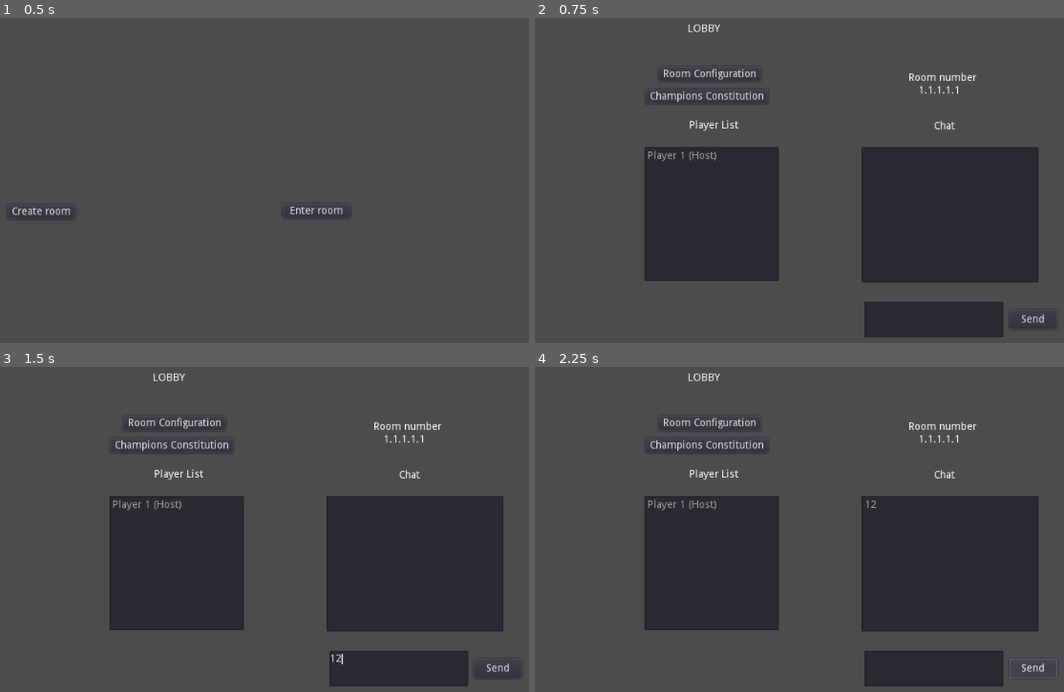
Above: before the commit, frames 1-4 (two rows, left to right).
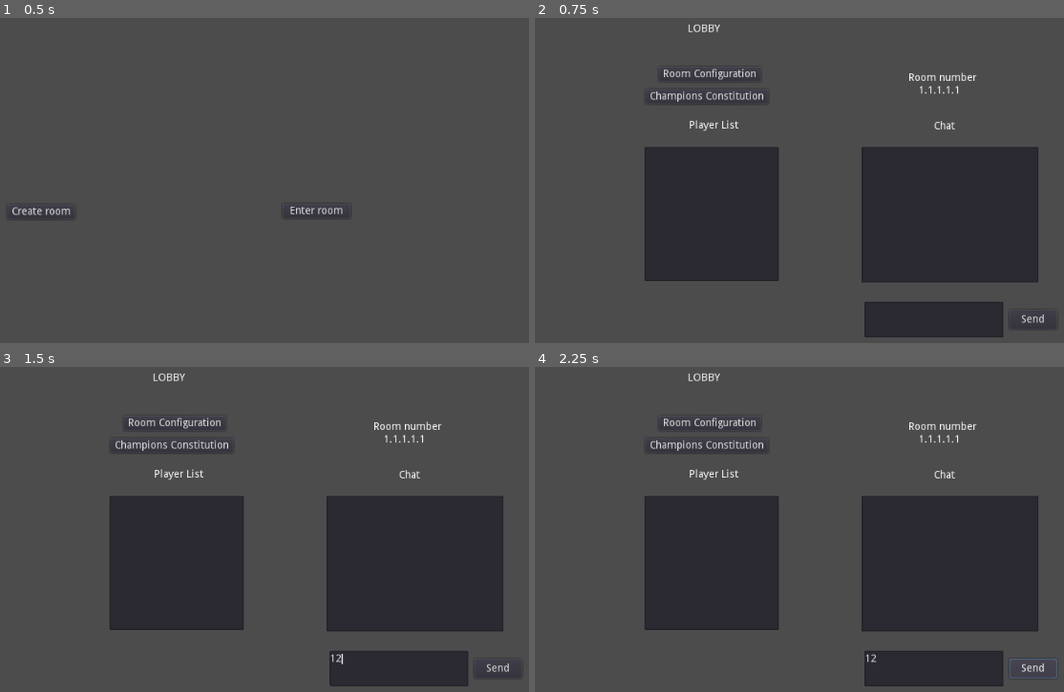
Above: after the commit, the same moments.

Repository: braveachilles/online_test_connection
Game: Godot game, scene res://RoomMenu.tscn
Two runs of this game, one before a commit and one after it. Both use one fixed random seed, a clock stepped at 60 frames per second and the inputs below.
Inputs (mouse positions are in pixels of both pictures, inside the frame that each line leads up to):
- Up to frame 1 (0.5 s): no input
- Up to frame 2 (0.75 s): click "Create room" at 0.5 s
- Up to frame 3 (1.5 s): click (396, 669) at 1.27 s; type "12" at 1.35 s
- Up to frame 4 (2.25 s): click "Send" at 2 s

Frame 1 is identical in both runs. In frame 2, 0.1% of the frame differs, in the area x 21-35%, y 40-45%; in frame 3, 0.1%; in frame 4, 0.2%, in the area x 21-65%, y 40-91%.
Error before the commit: Invalid get index '1' (on base: 'PoolStringArray'). (res://Lobby.gd:31)
Error after the commit: Invalid get index 'text' (on base: 'Nil'). (res://Lobby.gd:103)

Commit message:
progress connection rooms

Diff:
--- a/Lobby.gd
+++ b/Lobby.gd
@@ -6,22 +6,26 @@
 var host_player
 var chat_message_enter
 var ip_splited
+var peer
+var DEFAULT_PORT = 8910
 
 
 func _ready():
-	room_number = $RoomNumber
-	player_list = $PlayerList
-	chat_list = $Chat
-	chat_message_enter = $ChatMessageEnter
-#	var peer = NetworkedMultiplayerENet.new()
-#	peer.create_server(8000, 4)
-#	network_peer = peer
-#	Global.player_list.append(peer)
-	$ConnectionManager.createServer()
-	var http = $HTTPRequest
-	http.request("https://api.ipify.org")
-	host_player = "Player 1 (Host)"
-	player_list.add_item(host_player, null, false)
+	connecting_signal()
+
+#	room_number = $RoomNumber
+#	player_list = $PlayerList
+#	chat_list = $Chat
+#	chat_message_enter = $ChatMessageEnter
+##	var peer = NetworkedMultiplayerENet.new()
+##	peer.create_server(8000, 4)
+##	network_peer = peer
+##	Global.player_list.append(peer)
+#	$ConnectionManager.createServer()
+#	var http = $HTTPRequest
+#	http.request("https://api.ipify.org")
+#	host_player = "Player 1 (Host)"
+#	player_list.add_item(host_player, null, false)
 
 
 func codeEncryption():
@@ -57,6 +61,7 @@
 func _on_HTTPRequest_request_completed(result, response_code, headers, body):
 	var ip = body.get_string_from_utf8()
 	print(ip)
+	print(str(ip.length()))
 	ip_splited = ip.split(".")
 	codeEncryption()
 
@@ -97,3 +102,13 @@
 func _on_SendMessage_pressed():
 	chat_list.add_item(chat_message_enter.text)
 	chat_message_enter.text = ""
+
+func retrieveMessage(message):
+	print(message)
+
+func connecting_signal():
+	get_tree().connect("network_peer_connected", self, "player_connected")
+	get_tree().connect("network_peer_disconnected", self, "player_connected")
+	get_tree().connect("connected_to_server", self, "player_connected")
+	get_tree().connect("connection_failed", self, "player_connected")
+	get_tree().connect("server_disconnected", self, "player_connected")
--- a/RoomMenu.gd
+++ b/RoomMenu.gd
@@ -1,19 +1,35 @@
 extends Control
 
 var ip_splited
+var peer
+var DEFAULT_PORT = 8910
 
 func _ready():
 	pass
 
 func _on_CreateRoom_pressed():
-
+	creatingRoom()
 	get_tree().change_scene("res://Lobby.tscn")
 
 func _on_EnterRoom_pressed():
 	$PopupEnterCodeRoom.visible = true
 
+
 func _on_TextureButton_pressed():
 	$PopupEnterCodeRoom.visible = false
+
+func joinRoom():
+	var ip = codeDecryption($PopupEnterCodeRoom/VBoxContainer/CodeToRoom.text)
+	if not ip.is_valid_ip_address():
+		print("IP address is invalid")
+		return
+
+	peer = NetworkedMultiplayerENet.new()
+	peer.set_compression_mode(NetworkedMultiplayerENet.COMPRESS_RANGE_CODER)
+	peer.create_client(ip, DEFAULT_PORT)
+	get_tree().set_network_peer(peer)
+
+	print("Connecting...")
 
 func codeDecryption(codeToDecrypt):
 #	print(str(codeToDecrypt) + " el largo es: " + str(codeToDecrypt.length()))
@@ -64,5 +80,22 @@
 #	print("la ip es: " + ip)
 	return ip
 
+func creatingRoom():
+	peer = NetworkedMultiplayerENet.new()
+	peer.set_compression_mode(NetworkedMultiplayerENet.COMPRESS_RANGE_CODER)
+	var err = peer.create_server(DEFAULT_PORT, 1) # Maximum of 1 peer, since it's a 2-player game.
+	if err != OK:
+		# Is another server running?
+		print("Can't host, address in use.")
+		return
+	else:
+
+
+		get_tree().set_network_peer(peer)
+
+		print("player connected")
+	# Only show hosting instructions when relevant.
+
 func _on_Continue_pressed():
-	$ConnectionManager.connectToServer(codeDecryption($PopupEnterCodeRoom/VBoxContainer/TextEdit.text))
+	#$ConnectionManager.connectToServer(codeDecryption($PopupEnterCodeRoom/VBoxContainer/TextEdit.text))
+	joinRoom()
--- a/RoomMenu.tscn
+++ b/RoomMenu.tscn
@@ -55,7 +55,7 @@
 text = "Room Code
 "
 
-[node name="TextEdit" type="TextEdit" parent="PopupEnterCodeRoom/VBoxContainer"]
+[node name="CodeToRoom" type="TextEdit" parent="PopupEnterCodeRoom/VBoxContainer"]
 margin_top = 105.0
 margin_right = 466.0
 margin_bottom = 135.0
